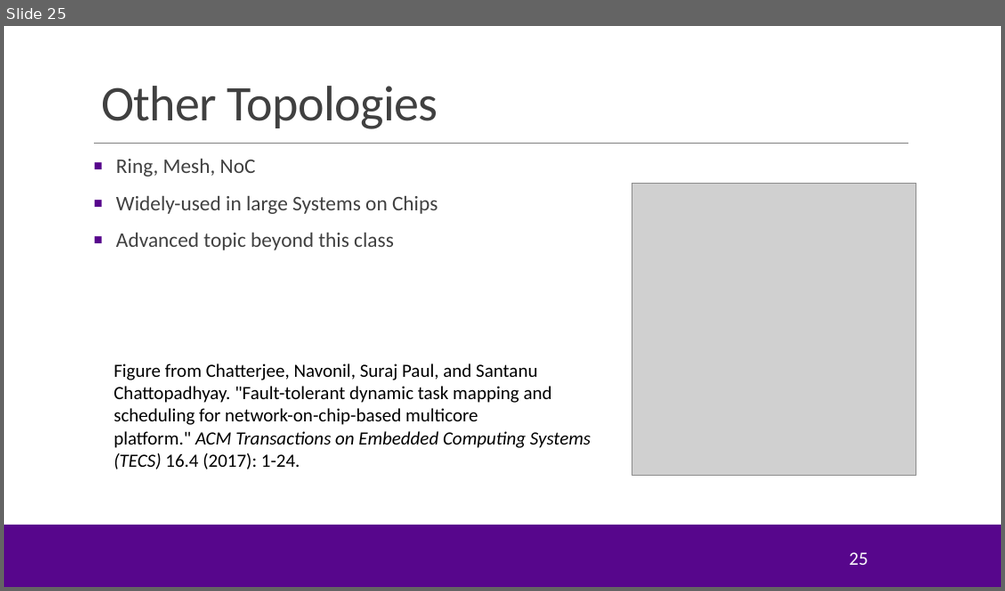
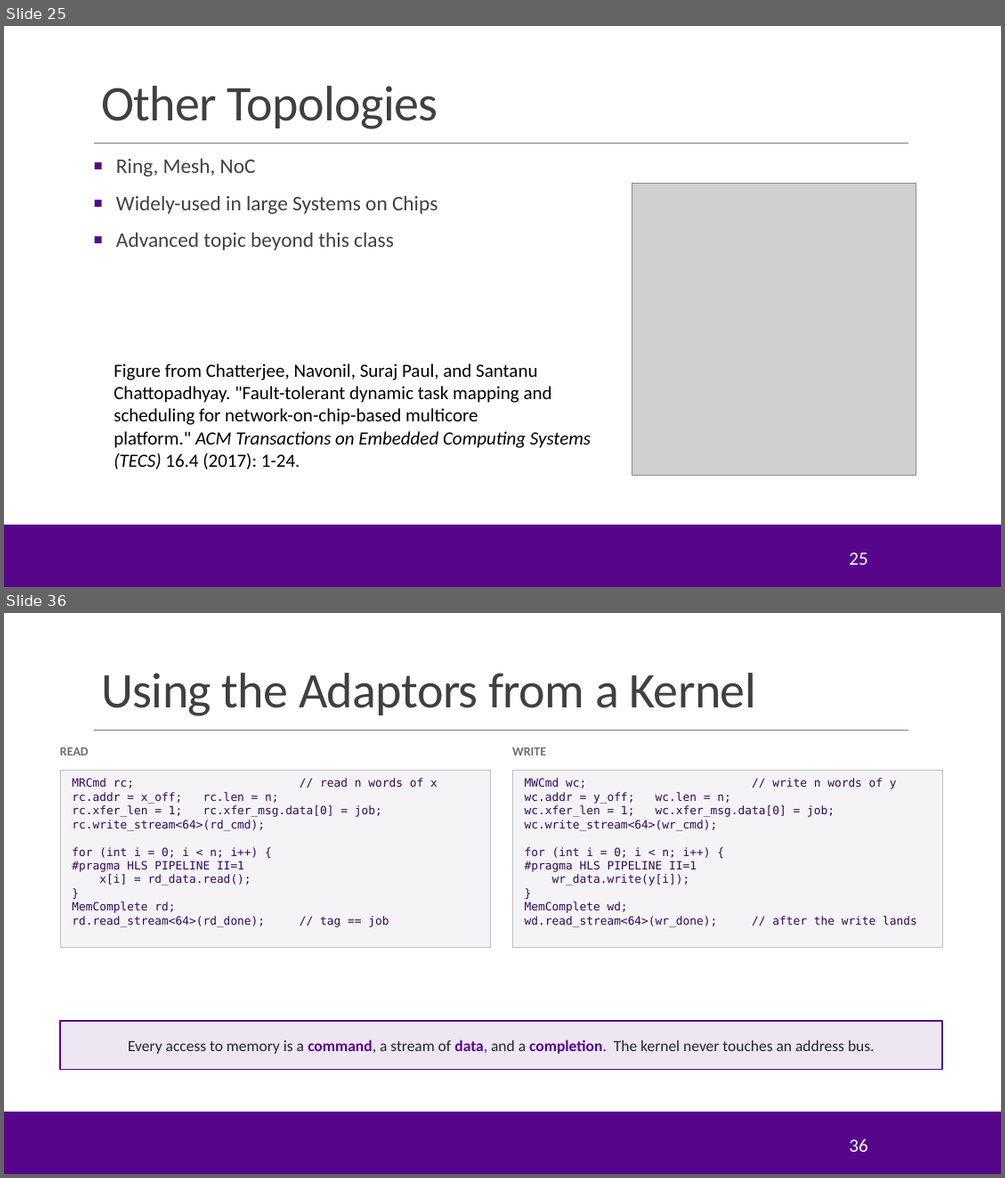
Before and after one commit to sdrangan/hwdesign, a slide deck: units/unit09_sharedmem/sharedmem.pptx. Shown one above the other, each under a label of ours: slide 25 before the commit, slides 25 and 36 after it; the slides between them are not shown. The pictures are 1005x591 and 1005x1178 pixels, drawn with LibreOffice and Linux fonts; fonts in the diff are those of the drawing; grey boxes stand for pictures; background and template pictures are left out. Boxes give left, top, right and bottom in pixels: in the first picture for what was removed or moved away, otherwise in the second. Text is boxed around its words. In the diff, an @@ line names an element or a change of style, - is before the commit and + after.

```diff
--- a/units/unit09_sharedmem/sharedmem.pptx
+++ b/units/unit09_sharedmem/sharedmem.pptx
@@ slide 36 added at <box>4,613,1001,1174</box>, background #FFFFFF; not listed: 3 template elements that a slide beside it also shows @@
@@ title added at <box>101,673,756,716</box>, 48 pt, text #404040 @@
+Using the Adaptors from a Kernel
@@ text added at <box>60,747,89,755</box>, 12 pt, text #6E6E6E, bold @@
+READ
@@ rectangle added at <box>60,770,490,948</box>, fill #F4F4F7, outline #BFBFBF 0.75 pt, 11 pt, text #330662 @@
+MRCmd rc; // read n words of x
+rc.addr = x_off; rc.len = n;
+rc.xfer_len = 1; rc.xfer_msg.data[0] = job;
+rc.write_stream<64>(rd_cmd);
+for (int i = 0; i < n; i++) {
+#pragma HLS PIPELINE II=1
+x[i] = rd_data.read();
+}
+MemComplete rd;
+rd.read_stream<64>(rd_done); // tag == job
@@ text added at <box>512,747,546,755</box>, 12 pt, text #6E6E6E, bold @@
+WRITE
@@ rectangle added at <box>512,770,942,948</box>, fill #F4F4F7, outline #BFBFBF 0.75 pt, 11 pt, text #330662 @@
+MWCmd wc; // write n words of y
+wc.addr = y_off; wc.len = n;
+wc.xfer_len = 1; wc.xfer_msg.data[0] = job;
+wc.write_stream<64>(wr_cmd);
+for (int i = 0; i < n; i++) {
+#pragma HLS PIPELINE II=1
+wr_data.write(y[i]);
+}
+MemComplete wd;
+wd.read_stream<64>(wr_done); // after the write lands
@@ rectangle added at <box>60,1021,942,1070</box>, fill #EEE6F3, outline #57068C 1.25 pt, 15 pt, text #262626 @@
+Every access to memory is a command, a stream of data, and a completion. The kernel never touches an address bus.
@@ page number added at <box>849,1138,867,1151</box>, 18 pt, text #FFFFFF @@
+36
```
Also in this commit, not shown: 1 slide changed, 23 other slides added, 2 other files.
